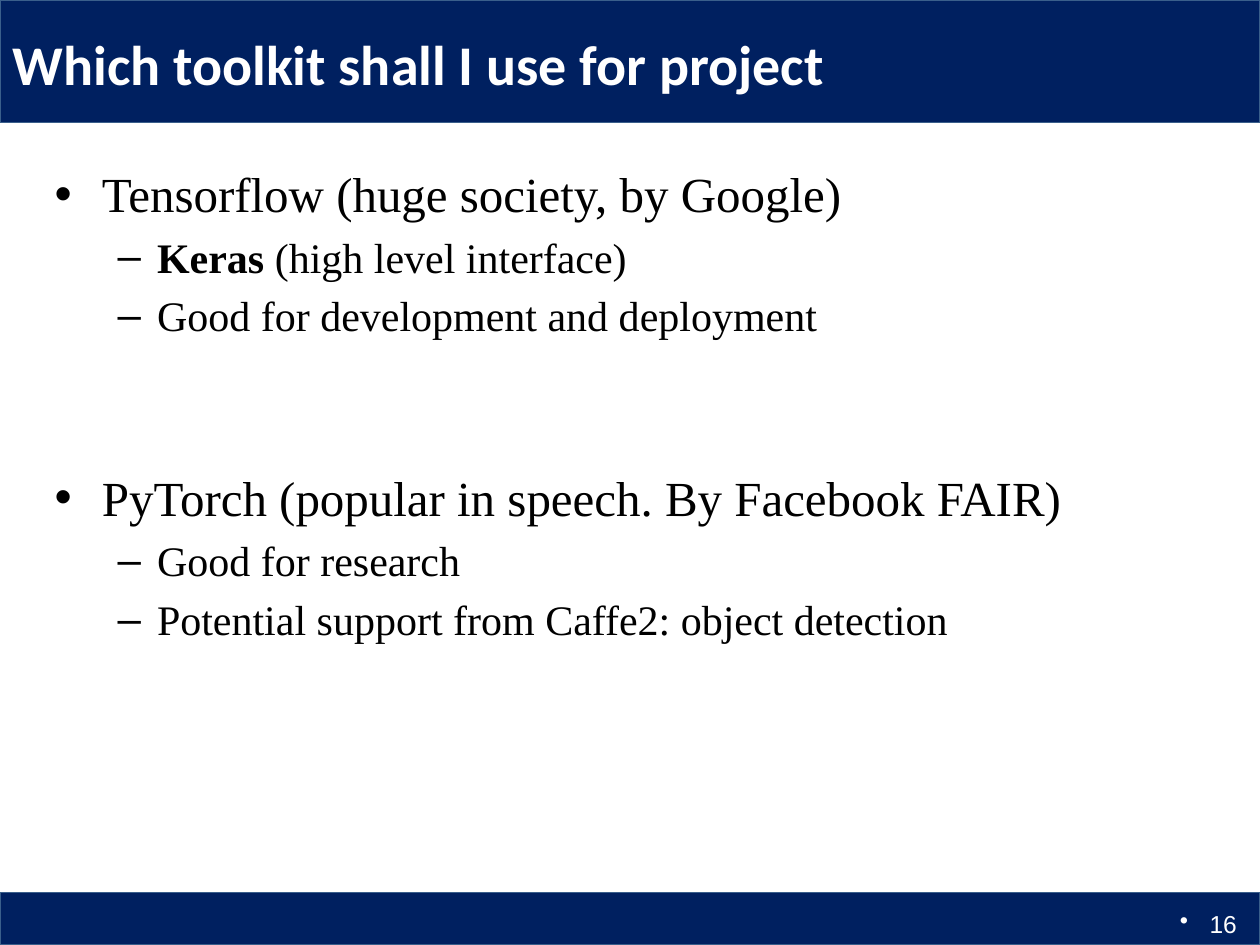
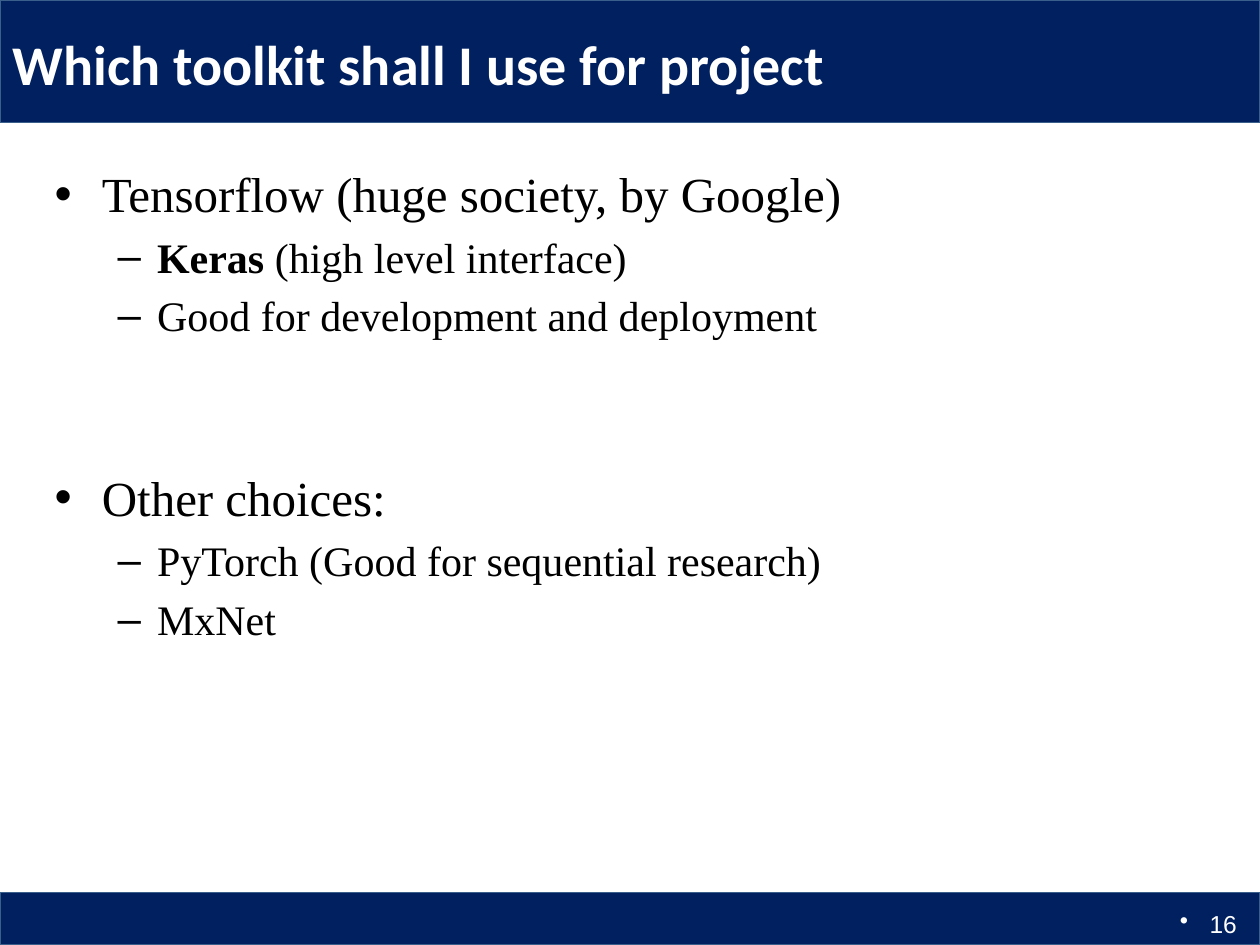
Before and after one commit to Columbia6894/Columbia6894.github.io, a slide deck: slide 16 of lecture/lecture1_llcao.pptx. Drawn at 1260x945 pixels with LibreOffice and Linux fonts; fonts in the diff are those of the drawing. Boxes give left, top, right and bottom in pixels: in the first picture for what was removed or moved away, otherwise in the second. Text is boxed around its words. In the diff, an @@ line names an element or a change of style, - is before the commit and + after.

```diff
--- a/lecture/lecture1_llcao.pptx
+++ b/lecture/lecture1_llcao.pptx
@@ text at [102, 482, 821, 636]: text changed @@
-• PyTorch (popular in speech. By Facebook FAIR)
-  – Good for research
-  – Potential support from Caffe2: object detection
+• Other choices:
+  – PyTorch (Good for sequential research)
+  – MxNet
```
Also in this commit, not shown: 4 other slides changed, 1 other file.
